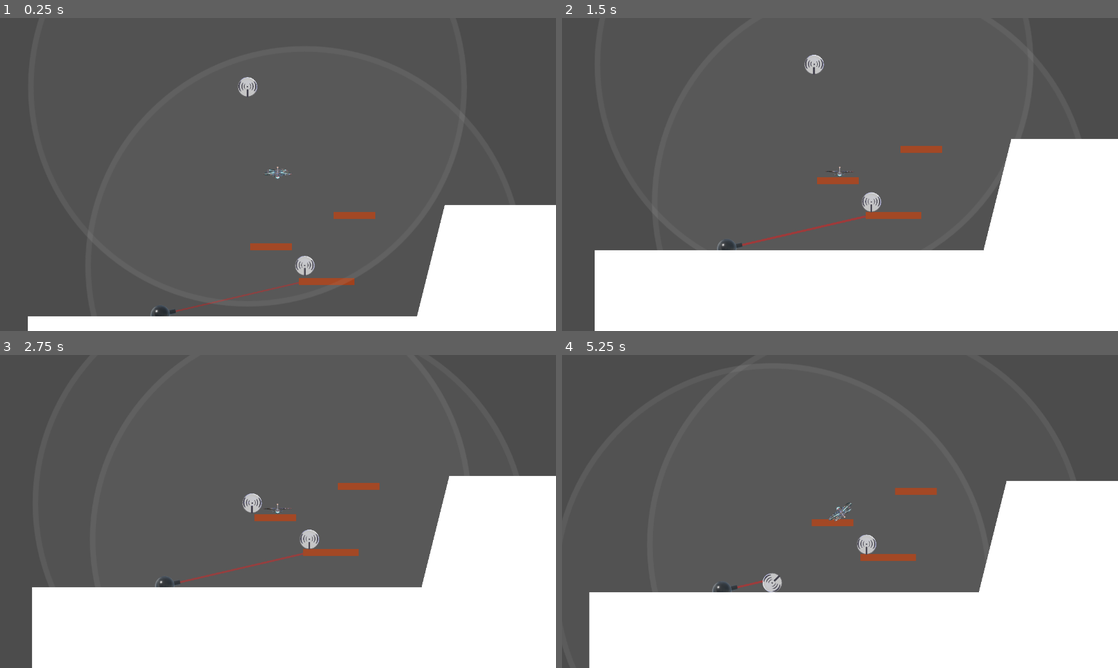
Above: before the commit, frames 1-4 (two rows, left to right).
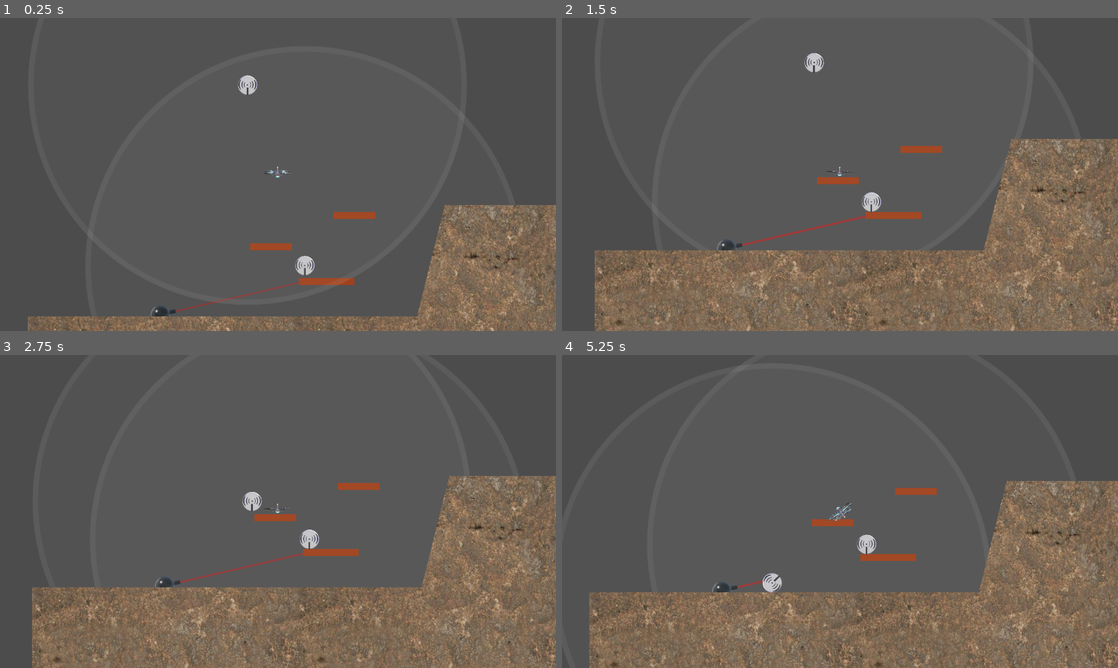
Above: after the commit, the same moments.

Repository: MeAmAnUsername/GMTK-2021
Game: Godot game, scene res://scenes/levels/BigRaiseHeavy.tscn
The game is run twice, just before and just after one commit, with the same random seed, the same clock (stepped at 60 frames per second) and the same inputs.
Inputs:
- Up to frame 1 (0.25 s): no input
- Up to frame 2 (1.5 s): hold Right (ui_right) 0.53-1.28 s; hold Down (ui_down) from 1.28 s (still down)
- Up to frame 3 (2.75 s): release Down (ui_down) at 2.03 s; hold Right (ui_right) from 2.03 s (still down)
- Up to frame 4 (5.25 s): release Right (ui_right) at 2.78 s; hold Up (ui_up) 2.78-3.53 s; hold Left (ui_left) 3.53-5.03 s; hold Down (ui_down) from 5.03 s (still down)

The runs differ from the first frame. In frame 1, 13% of the frame differs, in the area x 5-100%, y 18-100%; in frame 2, 32%; in frame 3, 32%, in the area x 5-100%, y 38-100%; in frame 4, 31%.

Commit message:
add rock texture

Diff:
--- a/scenes/Player.tscn
+++ b/scenes/Player.tscn
@@ -98,7 +98,7 @@
 rotation = 1.57079
 scale = Vector2( 0.526996, 0.526996 )
 frames = SubResource( 1 )
-frame = 2
+frame = 50
 playing = true
 
 [node name="CollisionShape2D" type="CollisionShape2D" parent="."]
--- a/scenes/levels/BigRaiseHeavy.tscn
+++ b/scenes/levels/BigRaiseHeavy.tscn
@@ -1,9 +1,10 @@
-[gd_scene load_steps=5 format=2]
+[gd_scene load_steps=6 format=2]
 
 [ext_resource path="res://scenes/levels/elements/Platform.tscn" type="PackedScene" id=1]
 [ext_resource path="res://scenes/Player.tscn" type="PackedScene" id=2]
 [ext_resource path="res://scenes/Beacon.tscn" type="PackedScene" id=3]
 [ext_resource path="res://scenes/Laser.tscn" type="PackedScene" id=4]
+[ext_resource path="res://assets/rock.png" type="Texture" id=5]
 
 [node name="BigRaiseHeavy" type="Node2D"]
 
@@ -18,6 +19,7 @@
 [node name="Polygon2D" type="Polygon2D" parent="StaticBody2D"]
 position = Vector2( 36, -72 )
 scale = Vector2( 1.1875, 1.225 )
+texture = ExtResource( 5 )
 polygon = PoolVector2Array( -192, 528.98, 562.526, 528.98, 616.421, 320, 1209.26, 320, 1209.26, 685.714, -192, 685.714 )
 
 [node name="Platform" parent="." instance=ExtResource( 1 )]
@@ -43,4 +45,8 @@
 rotation = 1.34355
 
 [node name="Node2D3" parent="." instance=ExtResource( 3 )]
-position = Vector2( 313.767, 45.4561 )
+position = Vector2( 313.767, 41.4561 )
+
+[node name="TileMap" type="TileMap" parent="."]
+position = Vector2( -490, -210 )
+format = 1
--- a/scripts/Player.gd
+++ b/scripts/Player.gd
@@ -58,7 +58,7 @@
 	gravity_scale = clamp(gravity_scale, 2.0, 5.0)
 
 	pitch += input_y * delta * 90 * 4
-	pitch = linear_velocity.y * 0.80
+	pitch = linear_velocity.y * 0.6 #sign(linear_velocity.y) * sqrt(abs(linear_velocity.y)) * 0.80
 	pitch = clamp(pitch, -90, 90)
 
 	#pitch = 90
Binary file added: assets/rock.jpg
Not shown, added: assets/rock.jpg.import
Binary file added: assets/rock.png
Not shown, added: assets/rock.png.import
